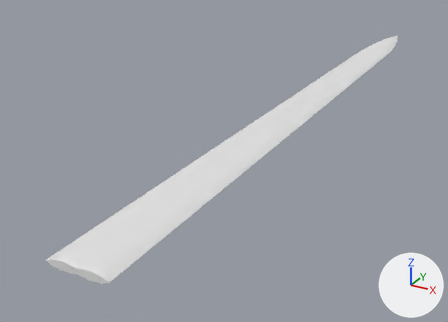
Two versions of the glTF model godot/assets/waffen/modelle/schwertklinge/t1_1.glb, one commit apart.
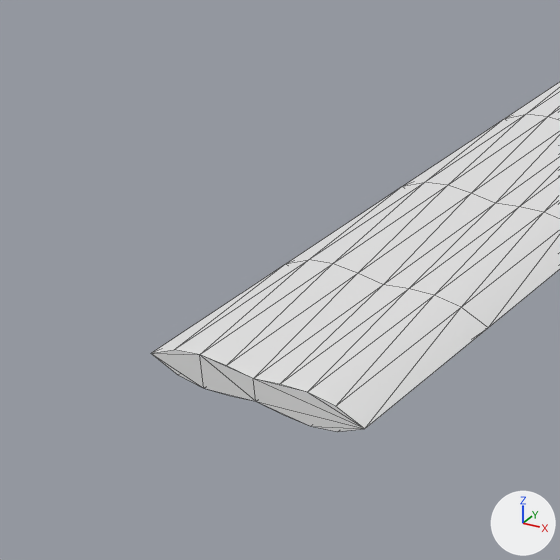
Each version is shown whole from a camera (50 mm lens) standing at (0.24, -0.132, 0.22) and looking at (-0.065, 0.422, -0.058), then close up on the part from 0% to 37% of the width and 48% to 100% of the height. Every picture has the same lights, and +X, +Y and +Z are marked at lower right. The first two pictures are the older version. The close-ups show mesh edges as thin lines. Vertices at exactly the same position are counted once.

The first close-up shows 'schwertklinge_t1_1'.
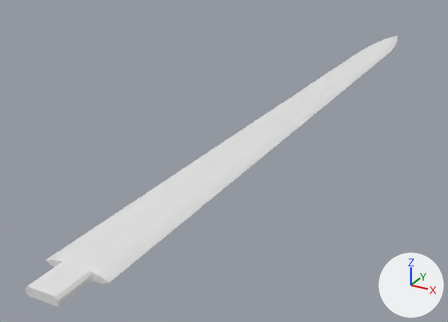
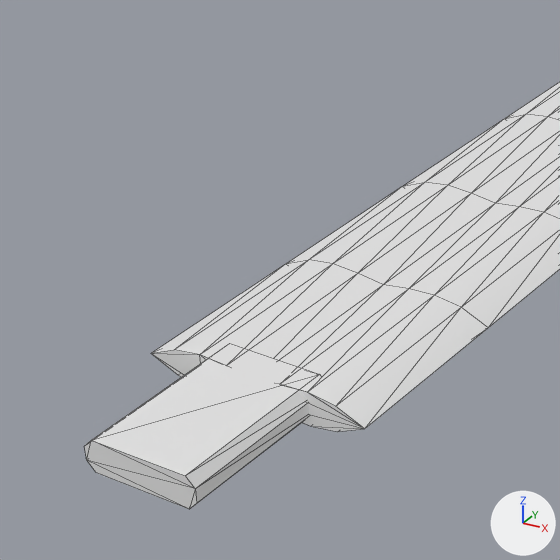
What differs and where, as boxes (x1, y1, x2, y2) in the close-ups (560 x 560 px):
'schwertklinge_t1_1', reshaped
    before: (151, 82, 560, 432)
    after: (84, 82, 560, 509)
part 1 of me_schwertklinge_t1_1, added
    after: (84, 346, 313, 509)

The edits, one by one:
me_schwertklinge_t1_1 is used by ob_schwertklinge_t1_1; location (0.0, 0.0, 0.0).
me_schwertklinge_t1_1 had 321 vertices, 638 faces and spanned x -0.026..0.026, y 0.112..0.892, z -0.004..0.004.
me_schwertklinge_t1_1 now has 337 vertices, 666 faces and spans x -0.026..0.026, y 0.082..0.892, z -0.004..0.004.
me_schwertklinge_t1_1 part 1: a new loose piece of 16 vertices spanning x -0.013..0.013, y 0.082..0.118, z -0.004..0.003, in mat_klinge (white #e7e7e7).
